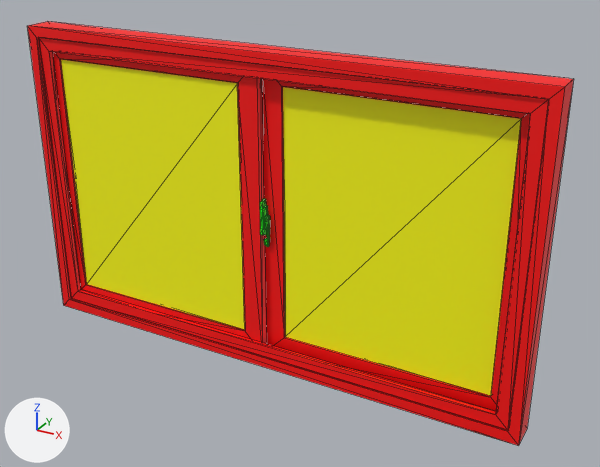
One commit to the glTF model assets/windows/window_slider_60x36.glb: the scene before it, then after it.
Before and after are seen from a 50 mm lens placed at (3.102, 1.2, 2.364), pointed at (2.095, 3.031, 1.449). The lights are fixed; the arrows at lower left show +X, +Y and +Z. Mesh edges are drawn as thin lines. Where no turn or scale is listed for an object, it has been applied to the vertices. Vertices at the same position are counted once.

Names of what the first picture shows: 'window_slider_60x36'.
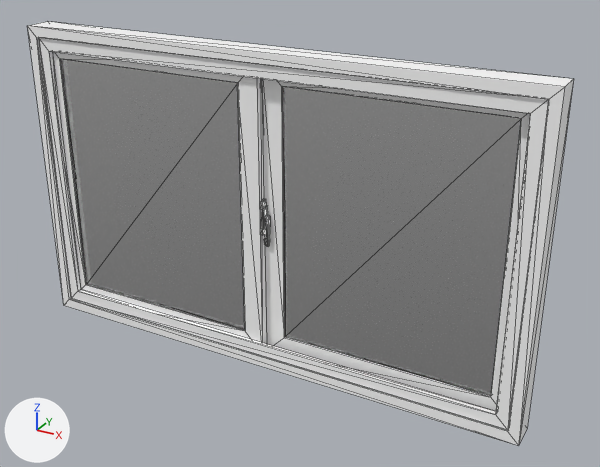
Patch to the scene script:
```diff
--- a/assets/windows/window_slider_60x36.glb.py
+++ b/assets/windows/window_slider_60x36.glb.py
@@ mat_glass_material @@
+mat_glass_material = principled_material('Glass_Material')
+mat_glass_material.base_color = (0.8, 0.8, 0.8)  # white #e7e7e7
+mat_glass_material.roughness = 0.1
+mat_glass_material.ior = 1.45
+mat_glass_material.transmission_weight = 1.0
@@ mat_frame_material @@
+mat_frame_material = principled_material('Frame_Material')
+mat_frame_material.base_color = (1.0, 1.0, 1.0)  # white #ffffff
@@ mat_metal_material @@
+mat_metal_material = principled_material('Metal_Material')
+mat_metal_material.base_color = (0.8, 0.8, 0.8)  # white #e7e7e7
+mat_metal_material.metallic = 1.0
+mat_metal_material.roughness = 0.3
@@ me_mesh_009 @@
 me_mesh_009.from_pydata(...)  # 168 vertices, 318 faces; spans x 1.24..2.76, y 2.96..3.04, z 1.03..1.95
 # used by ob_window_slider_60x36; location = (0.0, 0.0, 0.0)
+# me_mesh_009 part 1: all 176 faces that had it switch from mat_window_primary_mat (red #ff0000) to mat_frame_material (white #ffffff)
+# me_mesh_009 part 2: all 24 faces that had it switch from mat_window_secondary_mat (yellow #ffff00) to mat_glass_material (white #e7e7e7)
+# me_mesh_009 part 3: all 118 faces that had it switch from mat_window_tertiary_mat (green #00ff00) to mat_metal_material (white #e7e7e7)
```

Changed parts and their boxes [x1, y1, x2, y2] in the pictures (600 x 467 px):
part 1 of me_mesh_009, recoloured (red to white)
    both: [27, 22, 574, 446]
part 2 of me_mesh_009, recoloured (yellow to white)
    both: [61, 59, 521, 396]
part 3 of me_mesh_009, recoloured (green to white)
    both: [260, 198, 270, 247]
